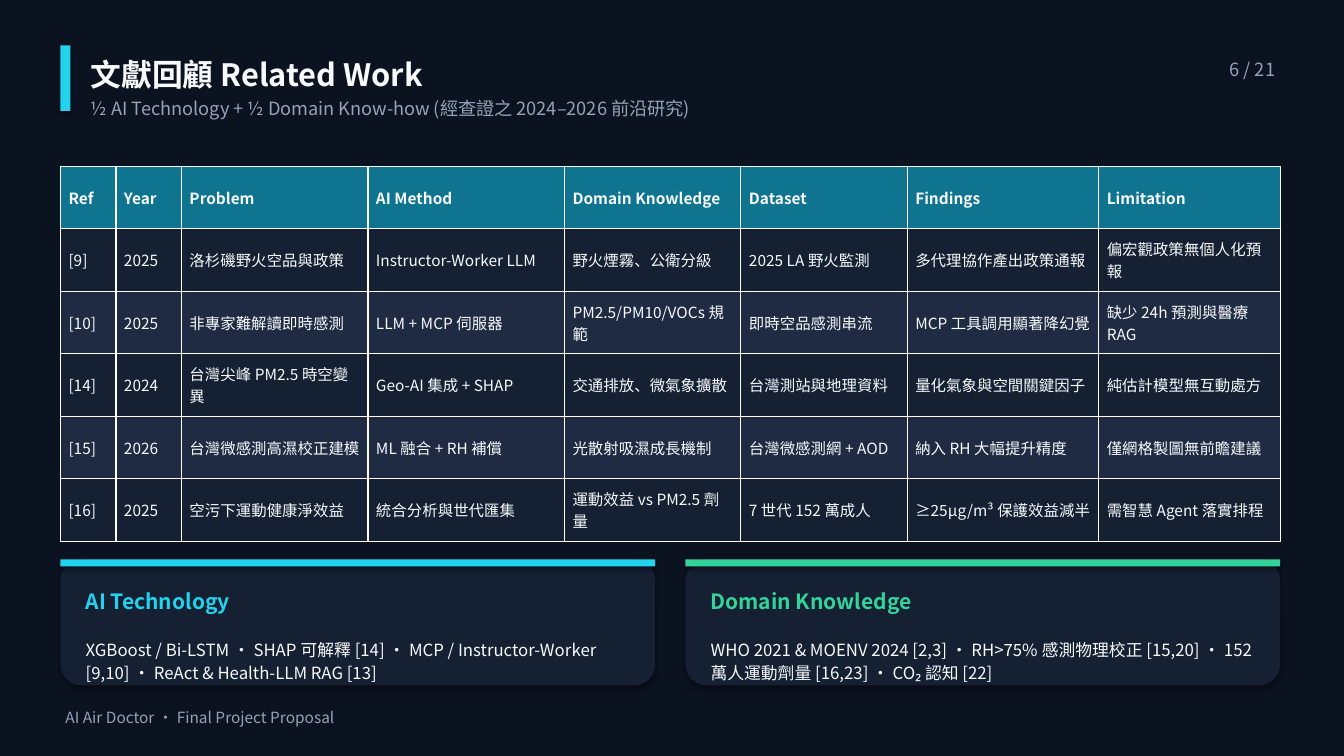
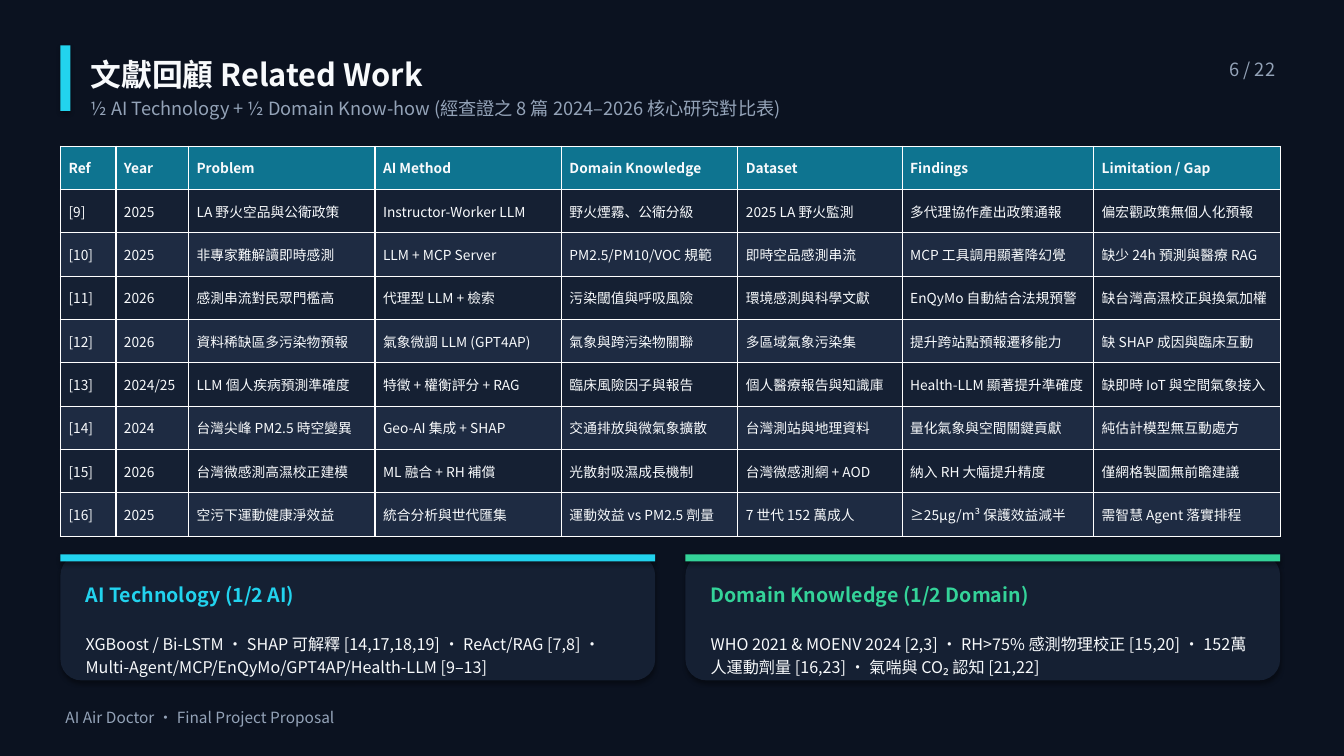
Before and after one commit to ajidohf9/DIC3_Proposal_Refactor_OpenSpec, a slide deck: slide 6 of docs/Proposal_AI_Air_Doctor.pptx. Drawn at 1344x756 pixels with LibreOffice and Linux fonts; fonts in the diff are those of the drawing. Boxes give left, top, right and bottom in pixels: in the first picture for what was removed or moved away, otherwise in the second. Text is boxed around its words. In the diff, an @@ line names an element or a change of style, - is before the commit and + after.

```diff
--- a/docs/Proposal_AI_Air_Doctor.pptx
+++ b/docs/Proposal_AI_Air_Doctor.pptx
@@ text at (1230,62,1275,76): text changed @@
-6 / 21
+6 / 22
@@ text at (91,99,780,120): text changed @@
-½ AI Technology + ½ Domain Know-how (經查證之 2024–2026 前沿研究)
+½ AI Technology + ½ Domain Know-how (經查證之 8 篇 2024–2026 核心研究對比表)
@@ table at (60,146,1280,536) @@
-row 1: Ref | Year | Problem | AI Method | Domain Knowledge | Dataset | Findings | Limitation
-row 2: [9] | 2025 | 洛杉磯野火空品與政策 | Instructor-Worker LLM | 野火煙霧、公衛分級 | 2025 LA 野火監測 | 多代理協作產出政策通報 | 偏宏觀政策無個人化預報
-row 3: [10] | 2025 | 非專家難解讀即時感測 | LLM + MCP 伺服器 | PM2.5/PM10/VOCs 規範 | 即時空品感測串流 | MCP 工具調用顯著降幻覺 | 缺少 24h 預測與醫療 RAG
-row 4: [14] | 2024 | 台灣尖峰 PM2.5 時空變異 | Geo-AI 集成 + SHAP | 交通排放、微氣象擴散 | 台灣測站與地理資料 | 量化氣象與空間關鍵因子 | 純估計模型無互動處方
+row 1: Ref | Year | Problem | AI Method | Domain Knowledge | Dataset | Findings | Limitation / Gap
+row 2: [9] | 2025 | LA 野火空品與公衛政策 | Instructor-Worker LLM | 野火煙霧、公衛分級 | 2025 LA 野火監測 | 多代理協作產出政策通報 | 偏宏觀政策無個人化預報
+row 3: [10] | 2025 | 非專家難解讀即時感測 | LLM + MCP Server | PM2.5/PM10/VOC 規範 | 即時空品感測串流 | MCP 工具調用顯著降幻覺 | 缺少 24h 預測與醫療 RAG
+row 4: [11] | 2026 | 感測串流對民眾門檻高 | 代理型 LLM + 檢索 | 污染閾值與呼吸風險 | 環境感測與科學文獻 | EnQyMo 自動結合法規預警 | 缺台灣高濕校正與換氣加權
+row 5: [12] | 2026 | 資料稀缺區多污染物預報 | 氣象微調 LLM (GPT4AP) | 氣象與跨污染物關聯 | 多區域氣象污染集 | 提升跨站點預報遷移能力 | 缺 SHAP 成因與臨床互動
+row 6: [13] | 2024/25 | LLM 個人疾病預測準確度 | 特徵 + 權衡評分 + RAG | 臨床風險因子與報告 | 個人醫療報告與知識庫 | Health-LLM 顯著提升準確度 | 缺即時 IoT 與空間氣象接入
+row 7: [14] | 2024 | 台灣尖峰 PM2.5 時空變異 | Geo-AI 集成 + SHAP | 交通排放與微氣象擴散 | 台灣測站與地理資料 | 量化氣象與空間關鍵貢獻 | 純估計模型無互動處方
@@ table: place and size @@
-table at (60,166,1280,541)
+table at (60,146,1280,536)
@@ 2 rounded rectangles, 2 rectangles: place and size @@
-2 rounded rectangles, 2 rectangles at (60,560,1280,686)
+2 rounded rectangles, 2 rectangles at (60,555,1280,681)
@@ text at (86,586,294,607): text changed; size 15 to 14 pt @@
-AI Technology
+AI Technology (1/2 AI)
@@ text at (711,586,1029,607): text changed; size 15 to 14 pt @@
-Domain Knowledge
+Domain Knowledge (1/2 Domain)
@@ text at (86,636,580,677): text changed; size 12 to 11.5 pt @@
-XGBoost / Bi-LSTM · SHAP 可解釋 [14] · MCP / Instructor-Worker [9,10] · ReAct & Health-LLM RAG [13]
+XGBoost / Bi-LSTM · SHAP 可解釋 [14,17,18,19] · ReAct/RAG [7,8] · Multi-Agent/MCP/EnQyMo/GPT4AP/Health-LLM [9–13]
@@ text at (711,636,1180,676): text changed; size 12 to 11.5 pt @@
-WHO 2021 & MOENV 2024 [2,3] · RH>75% 感測物理校正 [15,20] · 152萬人運動劑量 [16,23] · CO₂ 認知 [22]
+WHO 2021 & MOENV 2024 [2,3] · RH>75% 感測物理校正 [15,20] · 152萬人運動劑量 [16,23] · 氣喘與 CO₂ 認知 [21,22]
```
Also in this commit, not shown: 19 other slides changed, 1 slide added, 12 other files.
